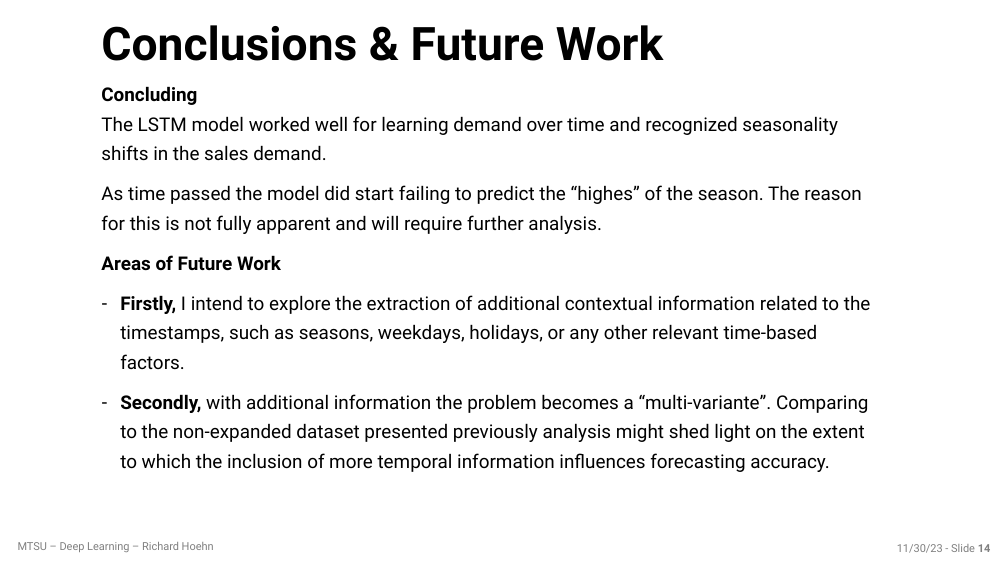
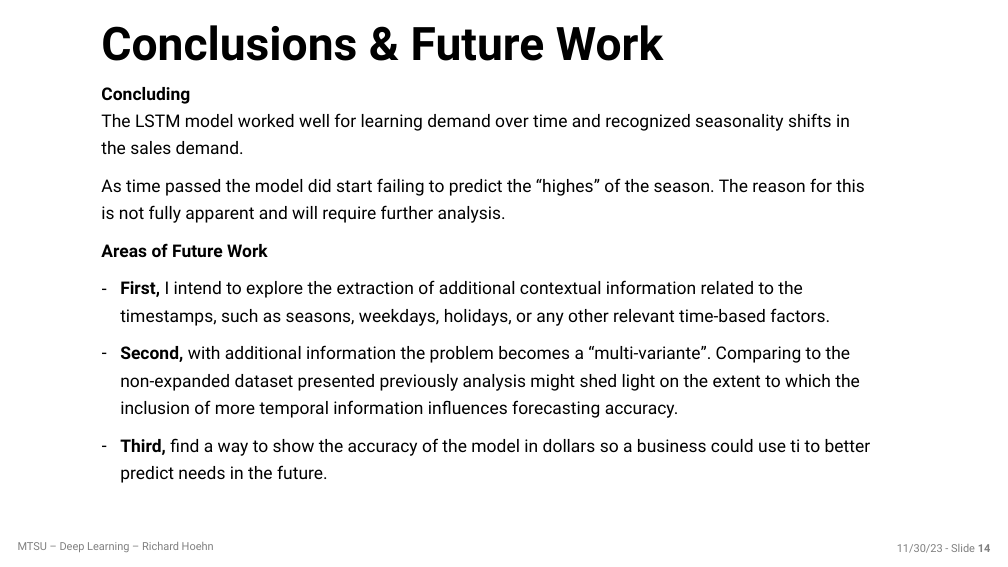
Before and after one commit to richardhoehn/mtsu.csci.7850.project, a slide deck: slide 14 of presentation/Term-Project-2023-11-30.pptx. Drawn at 1008x567 pixels with LibreOffice and Linux fonts; fonts in the diff are those of the drawing; background and template pictures are left out. Boxes give left, top, right and bottom in pixels: in the first picture for what was removed or moved away, otherwise in the second. Text is boxed around its words. In the diff, an @@ line names an element or a change of style, - is before the commit and + after.

Commit message:
PPTX updates

```diff
--- a/presentation/Term-Project-2023-11-30.pptx
+++ b/presentation/Term-Project-2023-11-30.pptx
@@ text at box(101, 87, 865, 257): size 18 to 16.6 pt in "Concluding The LSTM model worked well for ...", "As time passed the model did start ...", "Areas of Future Work" @@
@@ text at box(120, 280, 871, 483): text changed; size 18 to 16.6 pt @@
-– Firstly, I intend to explore the extraction of additional contextual information related to the timestamps, such as seasons, weekdays, holidays, or any other relevant time-based factors.
-– Secondly, with additional information the problem becomes a “multi-variante”. Comparing to the non-expanded dataset presented previously analysis might shed light on the extent to which the inclusion of more temporal information influences forecasting accuracy.
+– First, I intend to explore the extraction of additional contextual information related to the timestamps, such as seasons, weekdays, holidays, or any other relevant time-based factors.
+– Second, with additional information the problem becomes a “multi-variante”. Comparing to the non-expanded dataset presented previously analysis might shed light on the extent to which the inclusion of more temporal information influences forecasting accuracy.
+– Third, find a way to show the accuracy of the model in dollars so a business could use ti to better predict needs in the future.
```
Also in this commit, not shown: 3 other slides changed, 4 other files.
